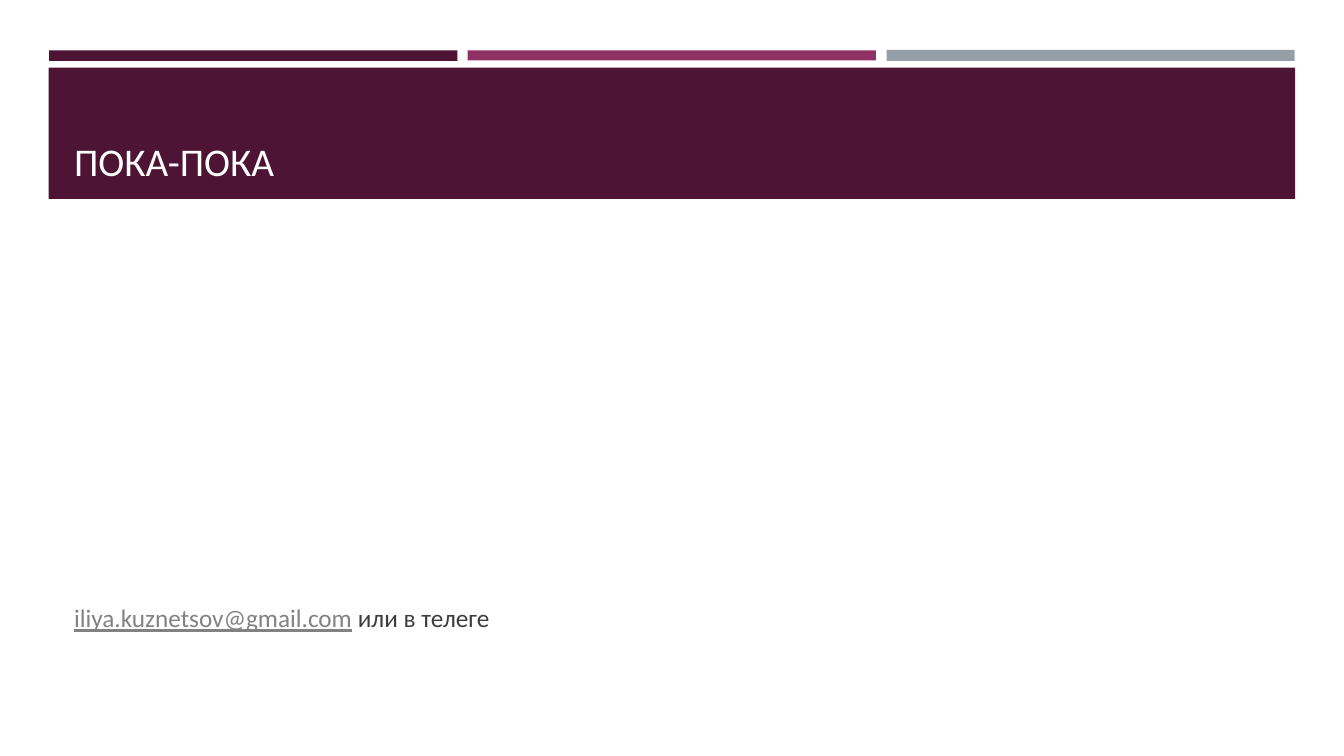
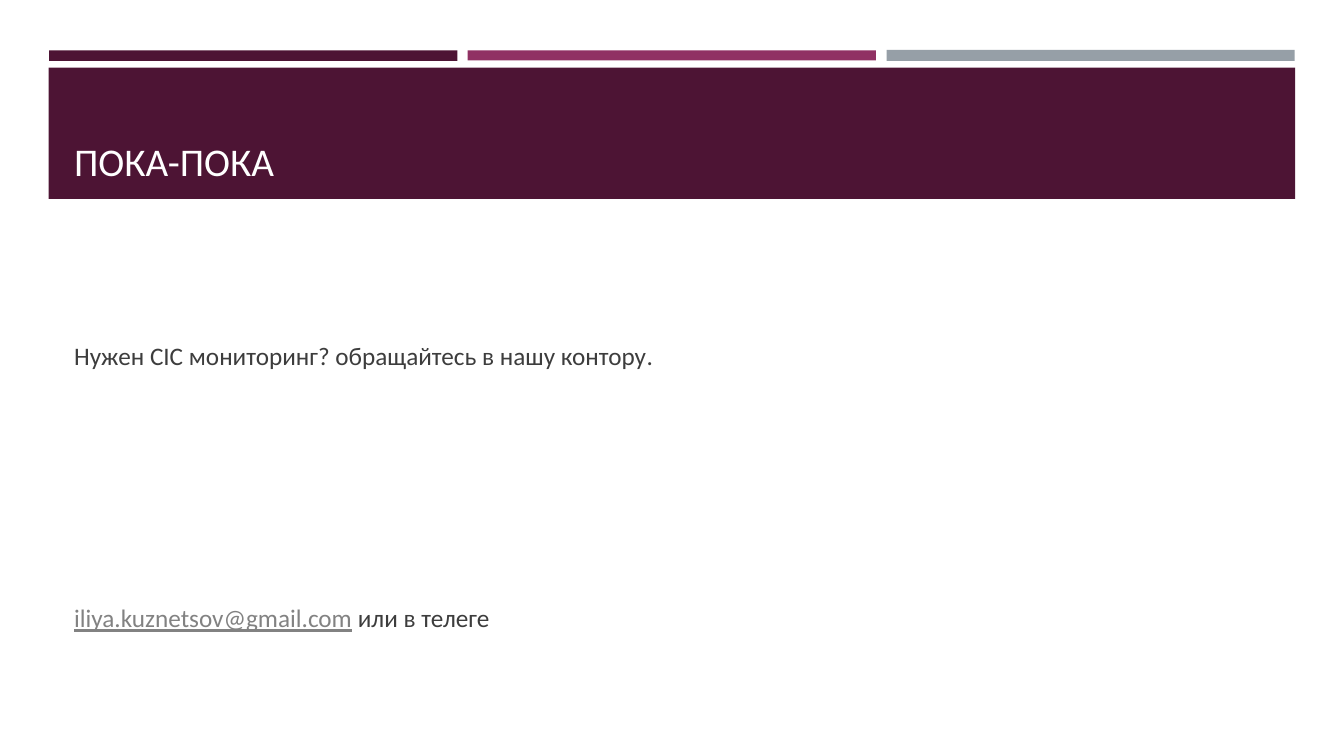
Before and after one commit to rsugio/PIMON, a slide deck: slide 19 of PIMON-2023/PIMON-2023_CIC.pptx (slide 4 before the commit). Drawn at 1344x756 pixels with LibreOffice and Linux fonts; fonts in the diff are those of the drawing. Boxes give left, top, right and bottom in pixels: in the first picture for what was removed or moved away, otherwise in the second. Text is boxed around its words. In the diff, an @@ line names an element or a change of style, - is before the commit and + after.

```diff
--- a/PIMON-2023/PIMON-2023_CIC.pptx
+++ b/PIMON-2023/PIMON-2023_CIC.pptx
@@ text at <box>74,348,653,369</box>: paragraph added @@
+Нужен CIC мониторинг? обращайтесь в нашу контору.
```
Also in this commit, not shown: 1 other slide changed, 16 slides added, 1 slide removed, 8 other files.
